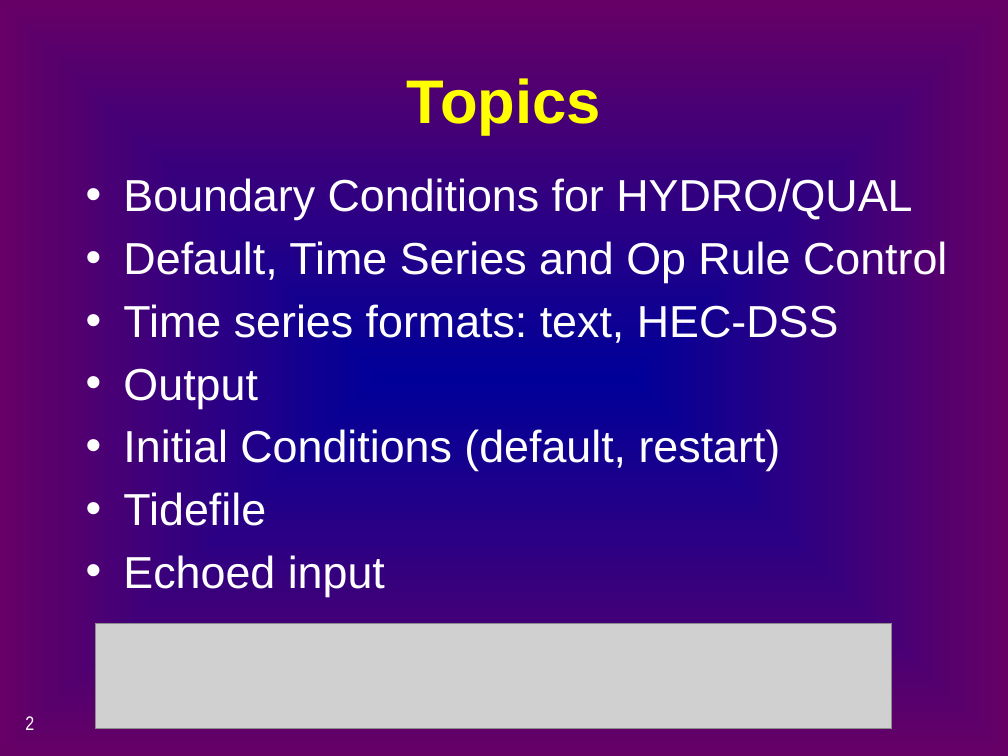
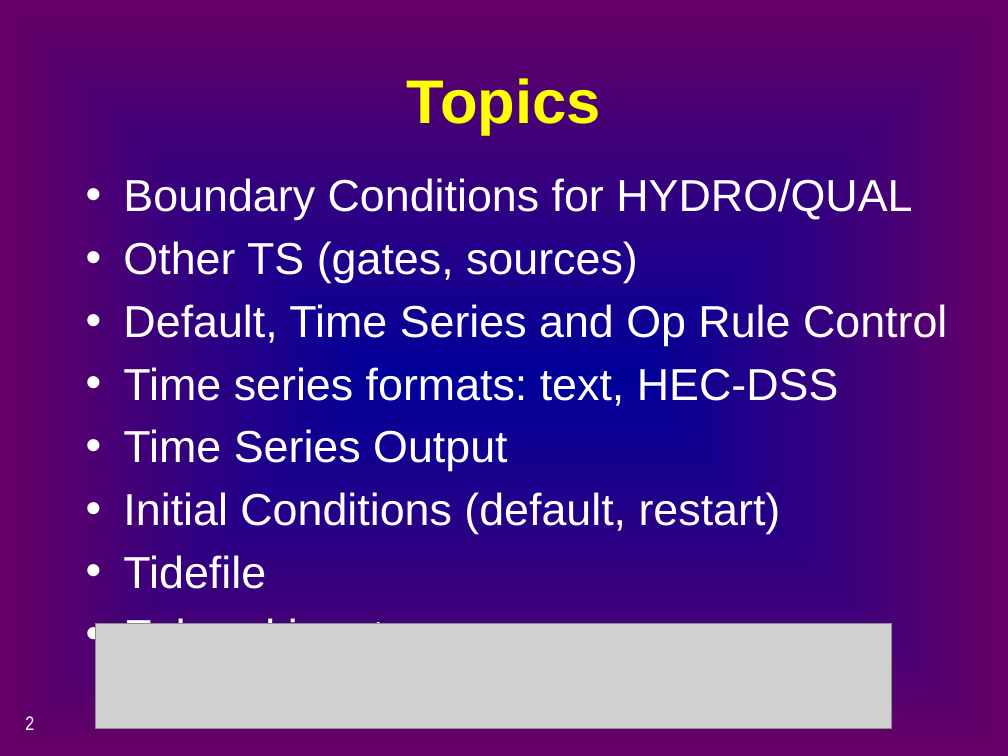
Before and after one commit to CADWRDeltaModeling/dsm2, a slide deck: slide 2 of dsm2/presentations/p4_simulation_data.pptx. Drawn at 1008x756 pixels with LibreOffice and Linux fonts; fonts in the diff are those of the drawing; grey boxes stand for pictures. Boxes give left, top, right and bottom in pixels: in the first picture for what was removed or moved away, otherwise in the second. Text is boxed around its words. In the diff, an @@ line names an element or a change of style, - is before the commit and + after.

```diff
--- a/dsm2/presentations/p4_simulation_data.pptx
+++ b/dsm2/presentations/p4_simulation_data.pptx
@@ text at <box>123,241,638,283</box>: paragraph added @@
+• Other TS (gates, sources)
@@ text at <box>123,429,507,471</box>: text changed @@
-• Output
+• Time Series Output
```
Also in this commit, not shown: 6 other slides changed, 7 slides added.
